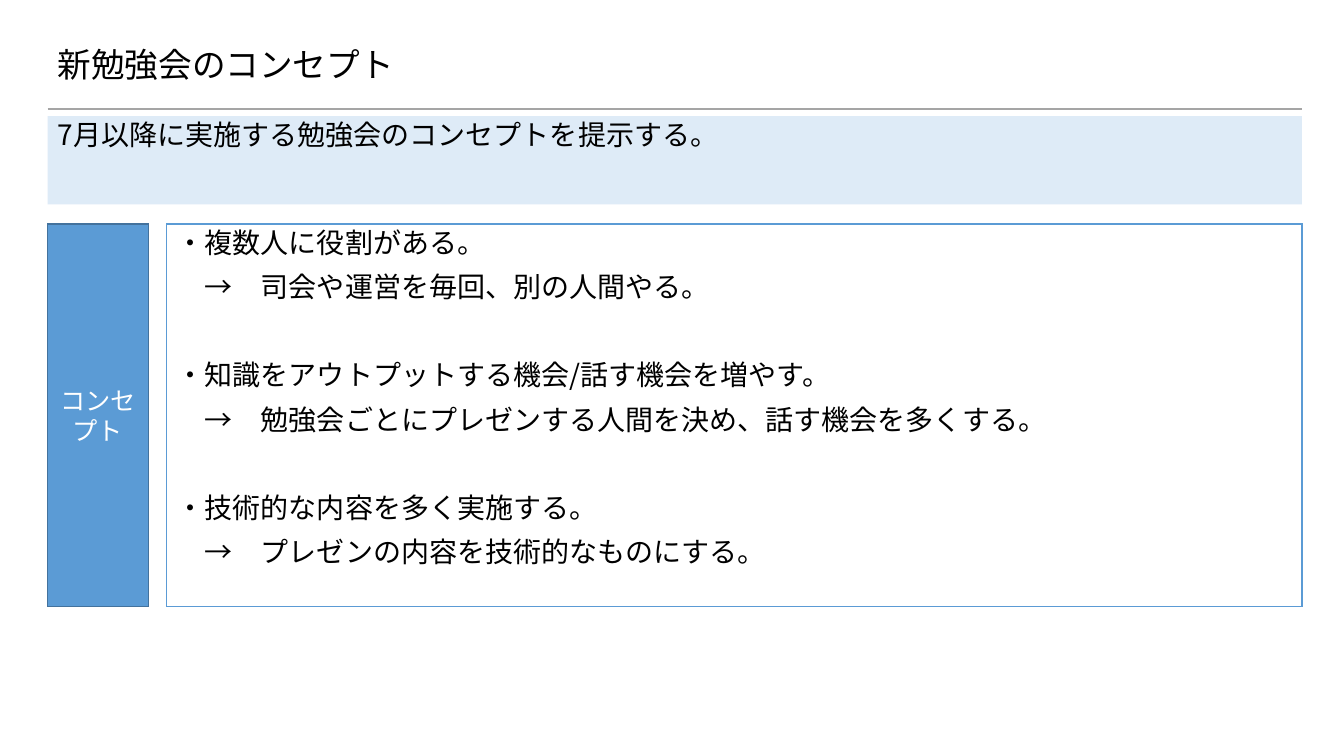
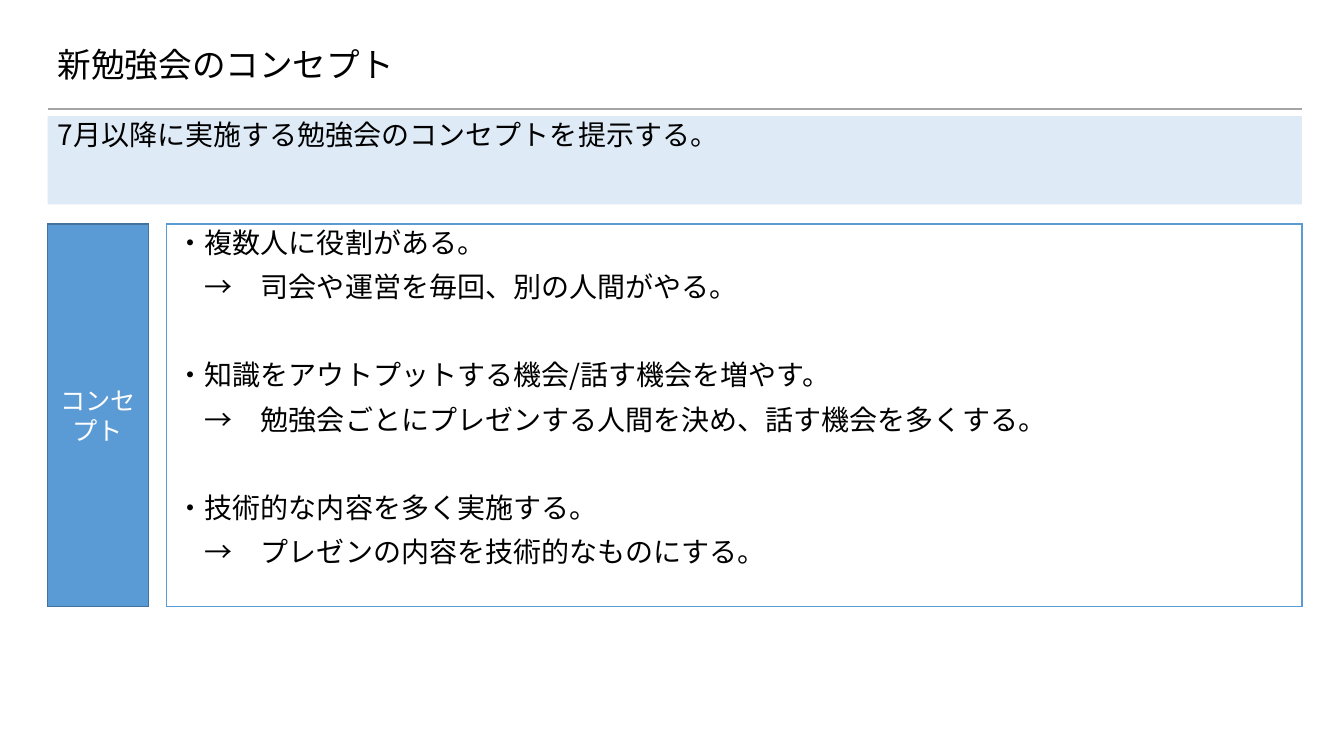
Before and after one commit to konnpeitoon/diary, a slide deck: slide 3 of doc/01_勉強会/01_勉強会資料/20180615_勉強会/02.資料/04.勉強会の時間の使い方.pptx. Drawn at 1344x756 pixels with LibreOffice and Linux fonts; fonts in the diff are those of the drawing; background and template pictures are left out. Boxes give left, top, right and bottom in pixels: in the first picture for what was removed or moved away, otherwise in the second. Text is boxed around its words. In the diff, an @@ line names an element or a change of style, - is before the commit and + after.

```diff
--- a/doc/01_勉強会/01_勉強会資料/20180615_勉強会/02.資料/04.勉強会の時間の使い方.pptx
+++ b/doc/01_勉強会/01_勉強会資料/20180615_勉強会/02.資料/04.勉強会の時間の使い方.pptx
@@ text in rectangle at (261,273,738,300): text changed @@
-→ 司会や運営を毎回、別の人間やる。
+→ 司会や運営を毎回、別の人間がやる。
```
Also in this commit, not shown: 2 other slides changed, 1 slide added.
